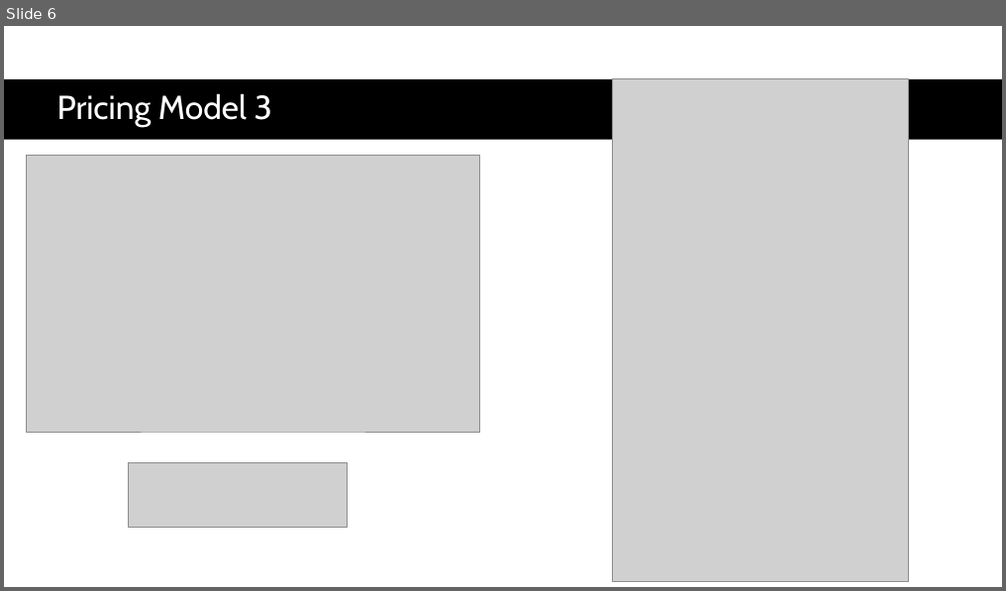
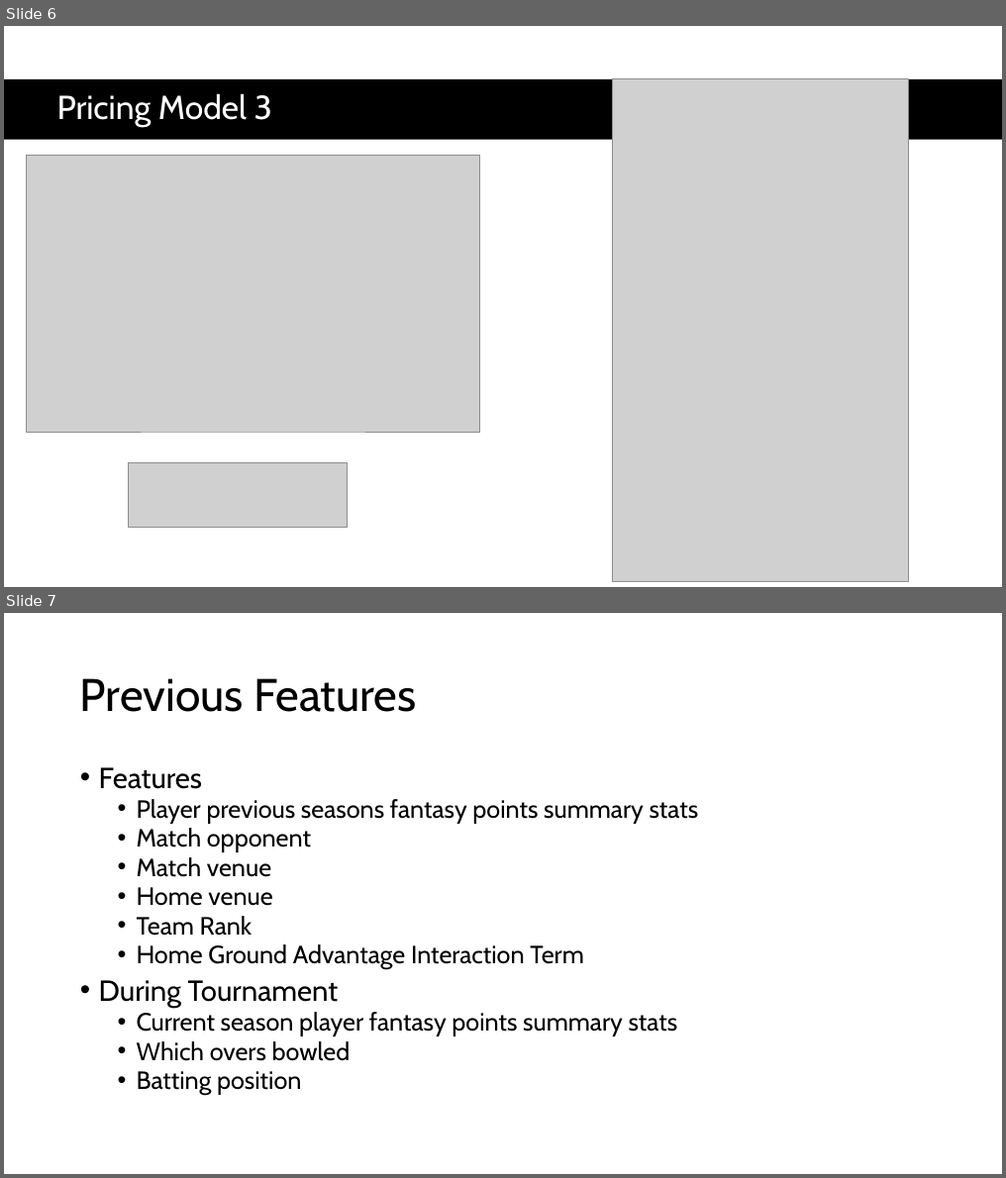
Before and after one commit to Dilan-De-Silva/Big-Bash-Fantasy-AI-v2, a slide deck: strategy/BBL Fantasy AI v2 Strategy & Planning.pptx. Shown one above the other, each under a label of ours: slide 6 before the commit, slides 6 and 7 after it. The pictures are 1006x591 and 1006x1178 pixels, drawn with LibreOffice and Linux fonts; fonts in the diff are those of the drawing; grey boxes stand for pictures. Boxes give left, top, right and bottom in pixels: in the first picture for what was removed or moved away, otherwise in the second. Text is boxed around its words. In the diff, an @@ line names an element or a change of style, - is before the commit and + after.

```diff
--- a/strategy/BBL Fantasy AI v2 Strategy & Planning.pptx
+++ b/strategy/BBL Fantasy AI v2 Strategy & Planning.pptx
@@ slide 7 added at box(4, 613, 1002, 1174), background #FFFFFF @@
@@ title added at box(80, 678, 416, 712), 44 pt, text #000000 @@
+Previous Features
@@ text added at box(99, 767, 699, 1095), 24 pt, text #000000 @@
+• Features
+  • Player previous seasons fantasy points summary stats
+  • Match opponent
+  • Match venue
+  • Home venue
+  • Team Rank
+  • Home Ground Advantage Interaction Term
+• During Tournament
+  • Current season player fantasy points summary stats
+  • Which overs bowled
+  • Batting position
```
Also in this commit, not shown: 1 slide changed, 2 other slides added, 3 other files.
